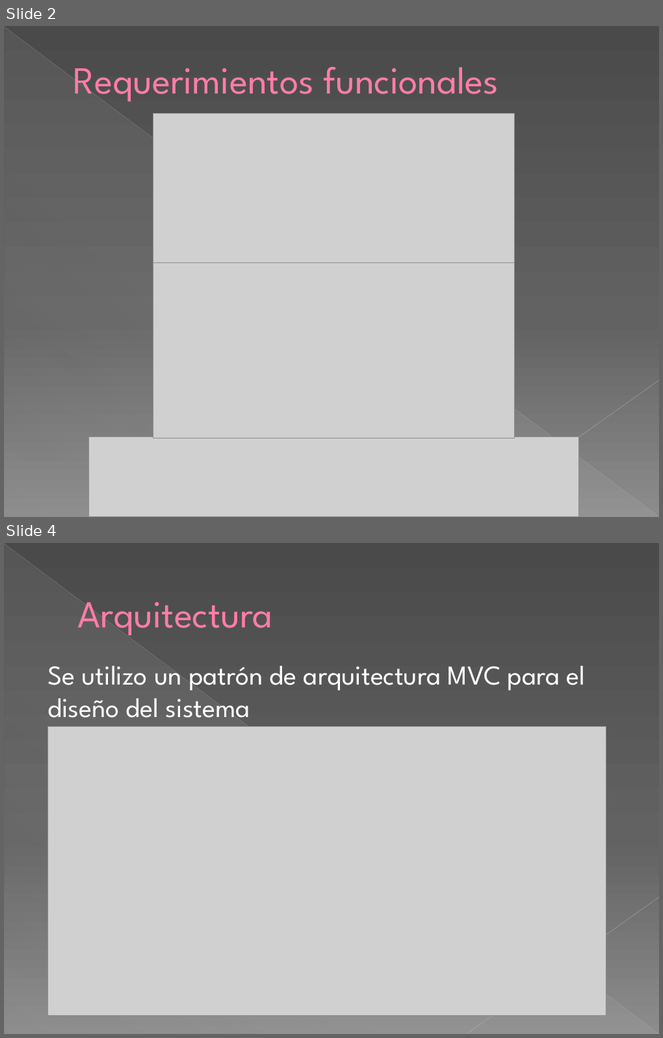
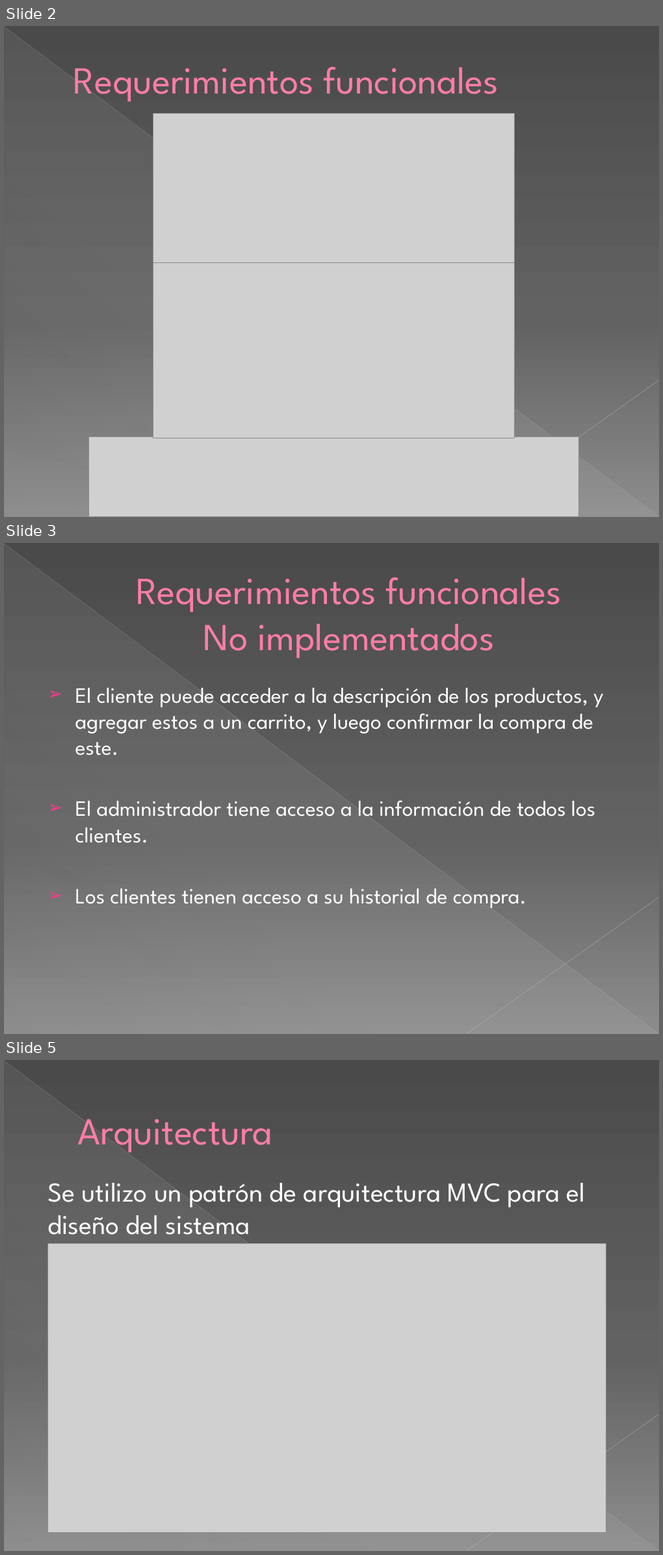
Before and after one commit to francovqz/IngSoft-2017-iSoft, a slide deck: doc/Presentacion.pptx. Shown one above the other, each under a label of ours: slides 2 and 4 before the commit, slides 2, 3 and 5 after it; the slides between them are not shown. The pictures are 663x1038 and 663x1555 pixels, drawn with LibreOffice and Linux fonts; fonts in the diff are those of the drawing; grey boxes stand for pictures. Boxes give left, top, right and bottom in pixels: in the first picture for what was removed or moved away, otherwise in the second. Text is boxed around its words. In the diff, an @@ line names an element or a change of style, - is before the commit and + after.

```diff
--- a/doc/Presentacion.pptx
+++ b/doc/Presentacion.pptx
@@ slide 3 added at box(4, 543, 659, 1034), background gradient #4A4A4A to #626262 to #8C8C8C; not listed: 3 template elements that a slide beside it also shows @@
@@ title added at box(136, 577, 562, 658), 42 pt, text #FF7DA7 @@
+Requerimientos funcionales
+No implementados
@@ text added at box(76, 688, 603, 908), 24 pt, text #FFFFFF @@
+➢ El cliente puede acceder a la descripción de los productos, y agregar estos a un carrito, y luego confirmar la compra de este.
+➢ El administrador tiene acceso a la información de todos los clientes.
+➢ Los clientes tienen acceso a su historial de compra.
@@ what was slide 4 is now slide 5 @@
```
Also in this commit, not shown: 2 slides changed, 2 other slides added, 2 other files.
